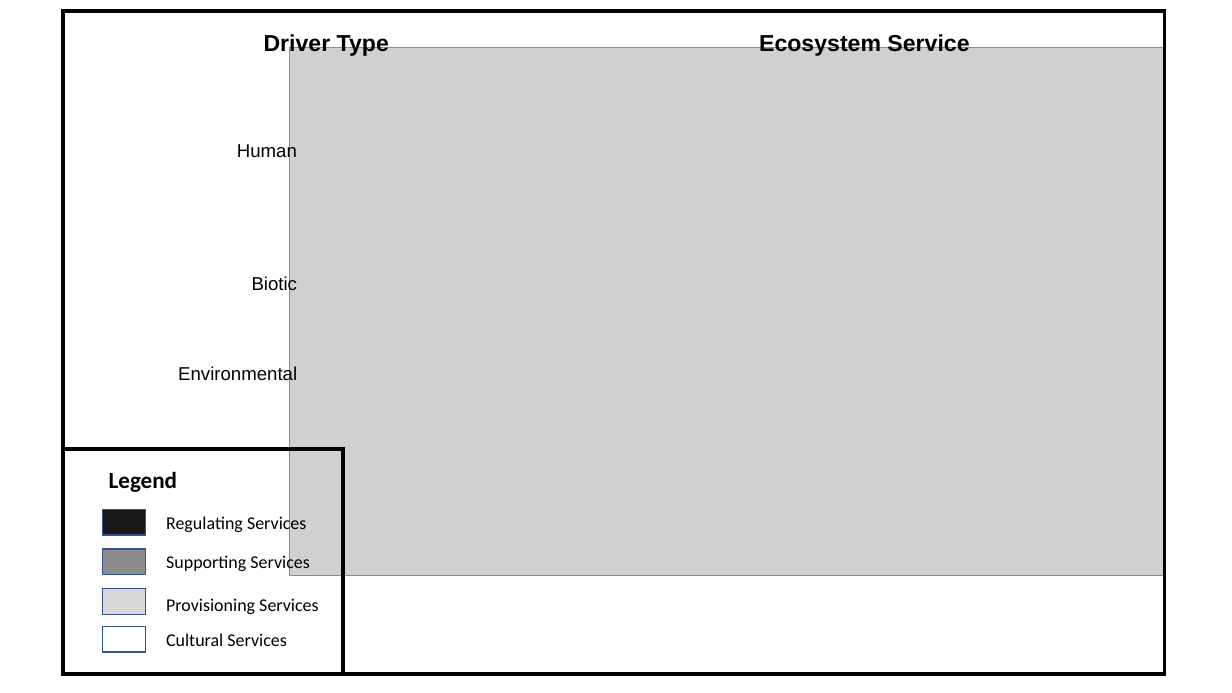
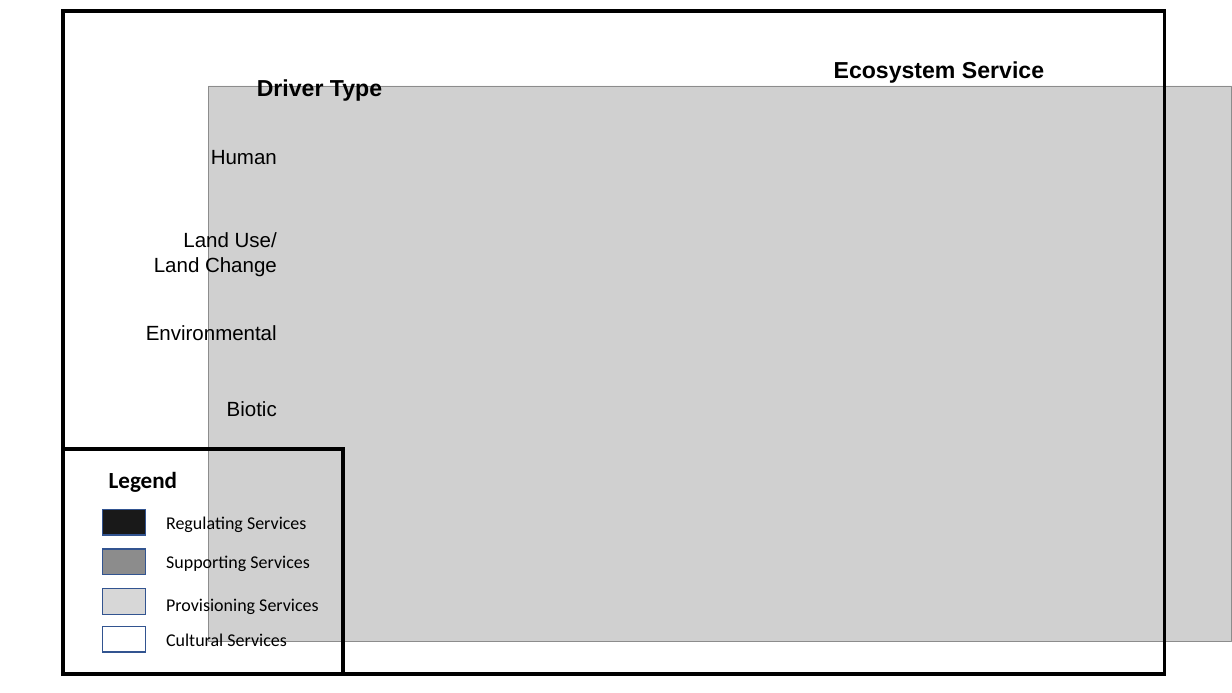
Before and after one commit to caitlintwhite/kremeny_analyses, a slide deck: slide 1 of round2_metareview/analyze_data/sankey_figs/Sankey_August19_Labels_Legend.pptx. Drawn at 1232x693 pixels with LibreOffice and Linux fonts; fonts in the diff are those of the drawing; grey boxes stand for pictures. Boxes give left, top, right and bottom in pixels: in the first picture for what was removed or moved away, otherwise in the second. Text is boxed around its words. In the diff, an @@ line names an element or a change of style, - is before the commit and + after.

```diff
--- a/round2_metareview/analyze_data/sankey_figs/Sankey_August19_Labels_Legend.pptx
+++ b/round2_metareview/analyze_data/sankey_figs/Sankey_August19_Labels_Legend.pptx
@@ text "Ecosystem Service": place and size @@
-text "Ecosystem Service" at box(759, 33, 969, 56)
+text "Ecosystem Service" at box(834, 61, 1044, 83)
@@ picture: place and size @@
-picture at box(290, 48, 1165, 576)
+picture at box(209, 86, 1232, 641)
@@ text "Driver Type": place and size @@
-text "Driver Type" at box(264, 32, 389, 56)
+text "Driver Type" at box(257, 78, 382, 101)
@@ text "Human": place and size @@
-text "Human" at box(237, 143, 297, 162)
+text "Human" at box(211, 150, 277, 164)
@@ text added at box(154, 231, 277, 277), 16 pt, text #000000 @@
+Land Use/
+Land Change
@@ text "Environmental": place and size @@
-text "Environmental" at box(178, 366, 297, 385)
+text "Environmental" at box(146, 324, 277, 345)
@@ size 14.5 to 16 pt; alignment left to right in 3 elements at box(211, 150, 277, 164), box(146, 324, 277, 345), box(227, 401, 277, 416) @@
@@ text "Biotic": place and size @@
-text "Biotic" at box(252, 276, 298, 295)
+text "Biotic" at box(227, 401, 277, 416)
```
Also in this commit, not shown: 3 other files.
